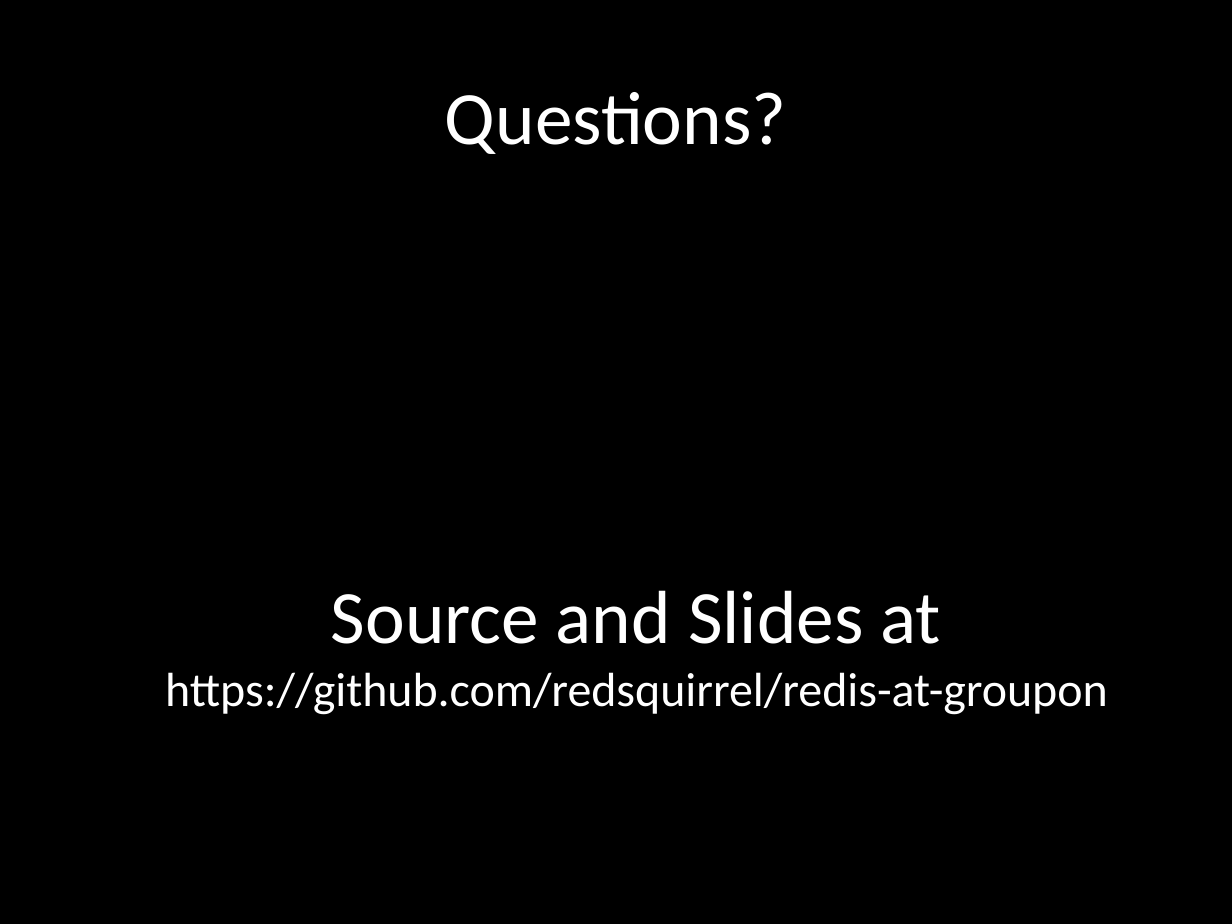
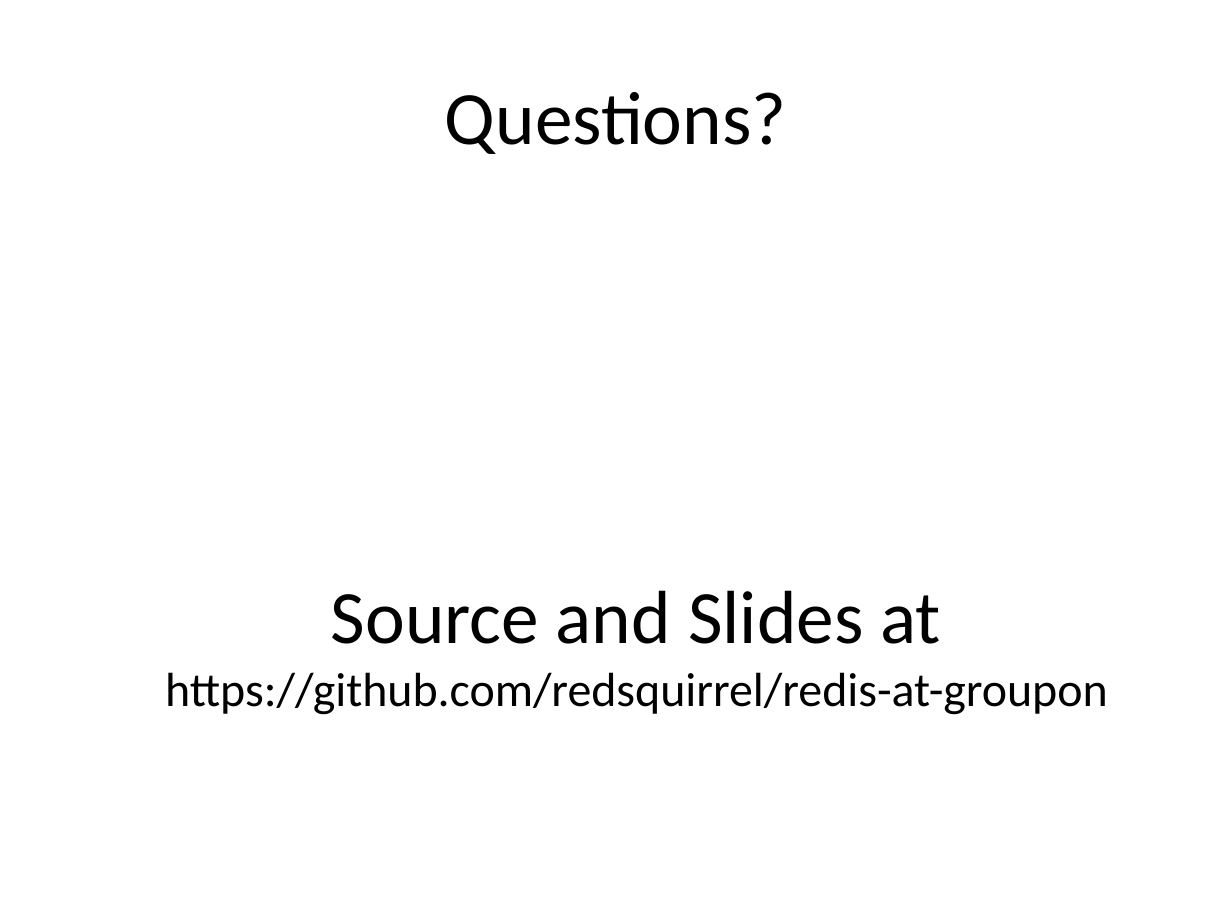
Before and after one commit to redsquirrel/redis-at-groupon, a slide deck: slide 24 of redis-groupon.pptx (slide 23 before the commit). Drawn at 1232x924 pixels with LibreOffice and Linux fonts; fonts in the diff are those of the drawing. Boxes give left, top, right and bottom in pixels: in the first picture for what was removed or moved away, otherwise in the second. Text is boxed around its words. In the diff, an @@ line names an element or a change of style, - is before the commit and + after.

```diff
--- a/redis-groupon.pptx
+++ b/redis-groupon.pptx
@@ background #000000 to #FFFFFF @@
@@ title "Questions?" at (x1=445, y1=92, x2=787, y2=154): text colour #FFFFFF to #000000 @@
@@ text "Source and Slides at" at (x1=165, y1=590, x2=1108, y2=715): text colour #FFFFFF to #000000 @@
```
Also in this commit, not shown: 19 other slides changed, 5 slides added, 4 slides removed.
